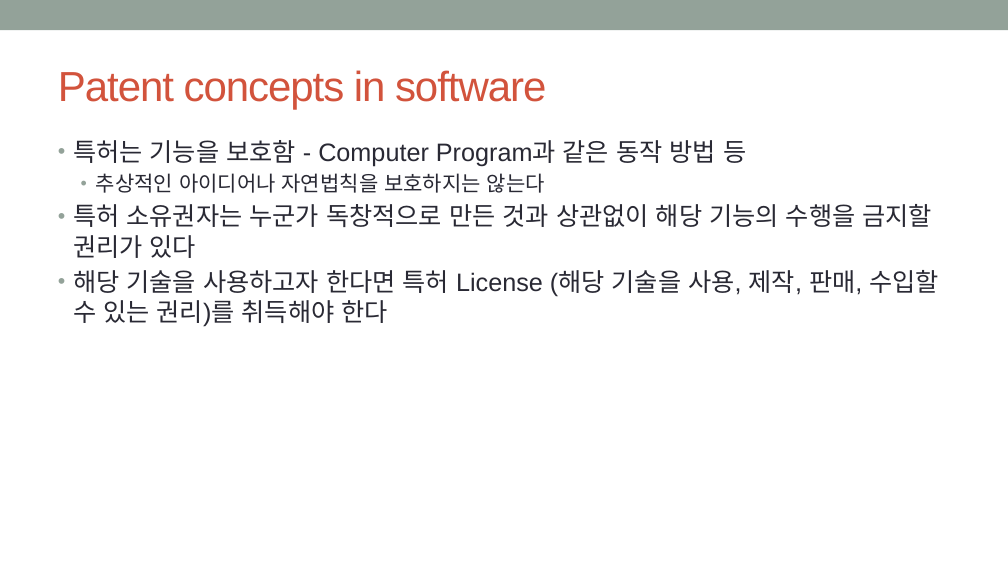
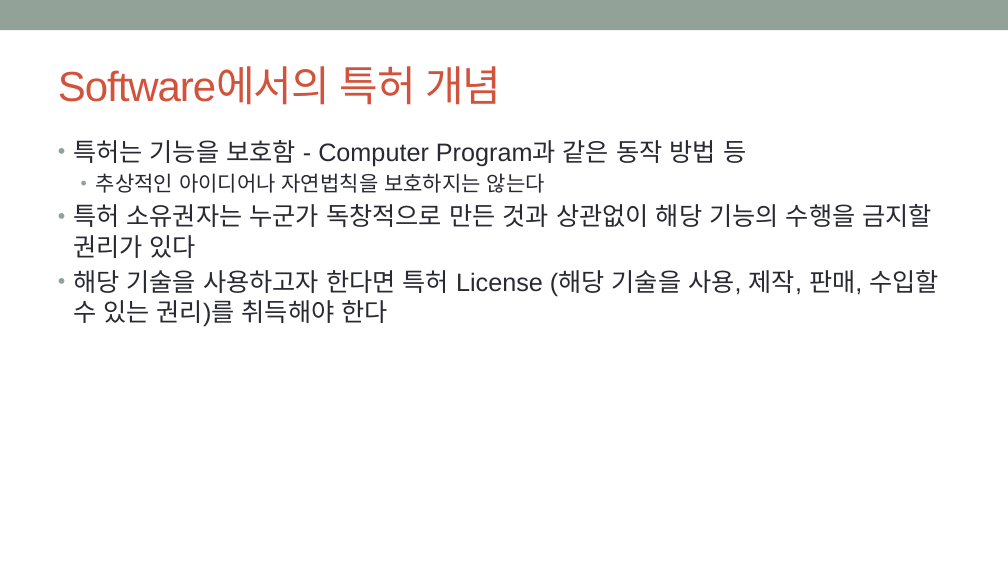
Before and after one commit to hakssung/openchain-curriculum-release-1-kor, a slide deck: slide 7 of slide/openchain-curriculum-release-1-kor.pptx. Drawn at 1008x567 pixels with LibreOffice and Linux fonts; fonts in the diff are those of the drawing; background and template pictures are left out. Boxes give left, top, right and bottom in pixels: in the first picture for what was removed or moved away, otherwise in the second. Text is boxed around its words. In the diff, an @@ line names an element or a change of style, - is before the commit and + after.

```diff
--- a/slide/openchain-curriculum-release-1-kor.pptx
+++ b/slide/openchain-curriculum-release-1-kor.pptx
@@ title at (58,66,501,105): text changed @@
-Patent concepts in software
+Software에서의 특허 개념
```
Also in this commit, not shown: 5 other slides changed.
